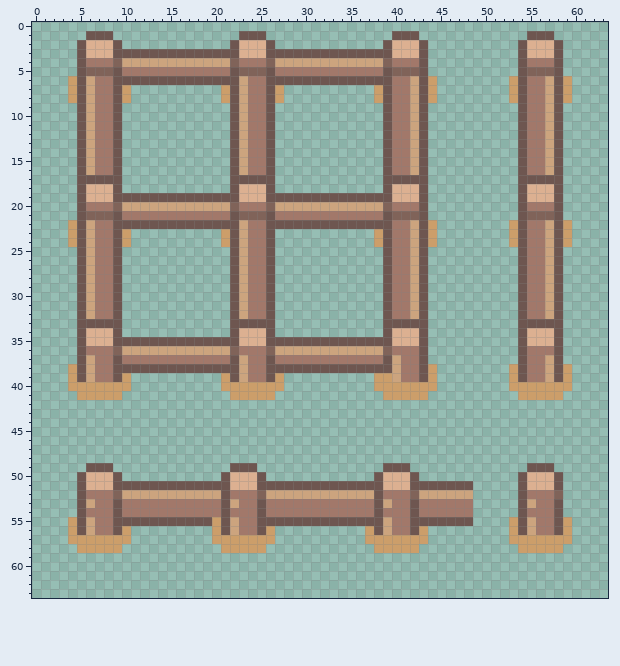
One commit to this pixel-art sprite: Assets/Art/fences.png. Above: the version before the commit.
The file is 64x64 pixels.
Once edited:
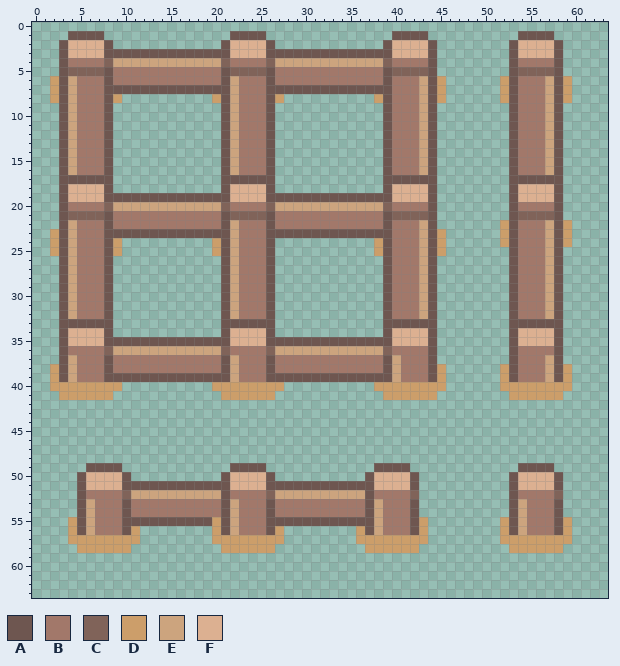
Palette (. is transparent): A #6e5650  B #a2786a  C #806359  D #cc9e6a  E #cca47e  F #dcb091
Changes in this commit:
Changed rows in their new state; - is an unchanged pixel.
first column x 2:
 1 --AA--.-------------A--------------------A----------A
 2 -AFF--A.-----------AF--------------------FA--------AF
 3 -AFF--A-------------F--------------------FA--------AF
 4 -ABB--CE-----------CB--------------------BA--------AB
 5 -ACC--AB-----------AC--------------------CA--------AC
 6 DAEBB-ABBBBBBBBBBBB-EB---BBBBBBBBBBBB---BEAD------DAB
 7 DAEBB-A-AAAAAAAAAAAAEB---AAAAAAAAAAAA---BEAD------DAB
 8 DAEBB-AD.---------DAEB------------------BEAD------DAB
 9 -AEBB-A.-----------AEB------------------BEA--------AB
10 -AEBB-A.-----------AEB------------------BEA--------AB
11 -AEBB-A.-----------AEB------------------BEA--------AB
12 -AEBB-A.-----------AEB------------------BEA--------AB
13 -AEBB-A.-----------AEB------------------BEA--------AB
14 -AEBB-A.-----------AEB------------------BEA--------AB
15 -AEBB-A.-----------AEB------------------BEA--------AB
16 -AEBB-A.-----------AEB------------------BEA--------AB
17 -AA----.-----------A----------------------A--------A-
18 -AFF--A.-----------AF--------------------FA--------AF
19 -AFF--A-------------F--------------------FA--------AF
20 -ABB--CE-----------CB--------------------BA--------AB
21 -ACC--AB-----------AC--------------------CA--------AC
22 -AEBB-ABBBBBBBBBBBB-EB---BBBBBBBBBBBB---BEA-------DAB
23 DAEBB-A-AAAAAAAAAAAAEB---AAAAAAAAAAAA---BEAD------DAB
24 DAEBB-AD.---------DAEB------------------BEAD------DAB
25 DAEBB-AD----------DAEB--------------D---BEAD-------AB
26 -AEBB-A.-----------AEB------------------BEA--------AB
27 -AEBB-A.-----------AEB------------------BEA--------AB
28 -AEBB-A.-----------AEB------------------BEA--------AB
29 -AEBB-A.-----------AEB------------------BEA--------AB
30 -AEBB-A.-----------AEB------------------BEA--------AB
31 -AEBB-A.-----------AEB------------------BEA--------AB
32 -AEBB-A.-----------AEB------------------BEA--------AB
33 -AA----.-----------A----------------------A--------A-
34 -AFF--A.-----------AF--------------------FA--------AF
35 -AFF--A-------------F--------------------FA--------AF
36 -ABB--CE-----------CB--------------------BA--------AB
37 -AEBB-AB-----------AEB-------------------BA--------AB
38 DAEBB-ABBBBBBBBBBBB-EB---BBBBBBBBBBBB----BAD------DAB
39 DAEBB-A-AAAAAAAAAAAAEB---AAAAAAAAAAAAA---BAD------DAB
40 DD------.---------D------------------------D------D--
41 -DD----.-----------D----------------------D--------D-
first column x 6:
49 ---A---------------A------------A---------------A-
50 ---FA--------------FA----------AF--------------AF-
51 ---F---------------F------------F----......----AF-
52 ---BC--------------BC----------AB----......----AB-
53 ---BA--------------BA----------AEB---......----AEB
54 E--BA-----------E--BA----------AE----......----AE-
55 ---B---------------B------------EB---D.....---DAEB
56 ---BAD-------------BAD--------DAEB------------DAEB
57 -----D---------------D--------D---------------D---
58 ----D---------------D----------D---------------D--
Where, in picture pixels (left, top, right, bottom), the same in both pictures:
changed: (50, 31, 248, 400)
changed: (275, 31, 446, 400)
changed: (500, 31, 527, 400)
changed: (86, 463, 140, 553)
changed: (230, 463, 284, 553)
changed: (356, 463, 536, 553)
